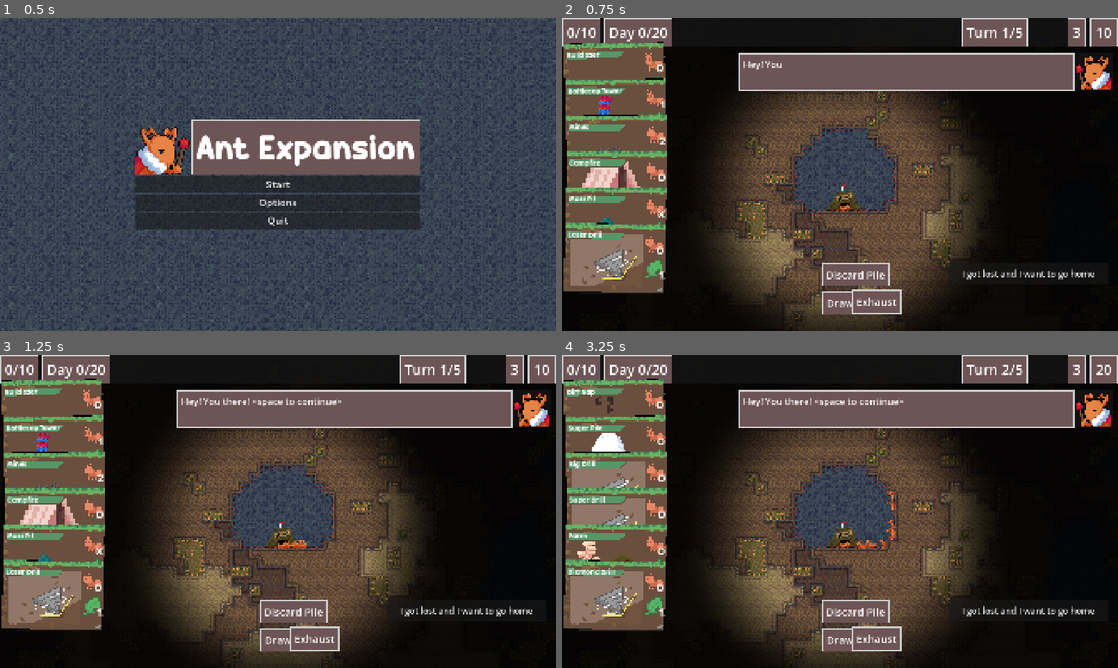
Above: before the commit, frames 1-4 (two rows, left to right).
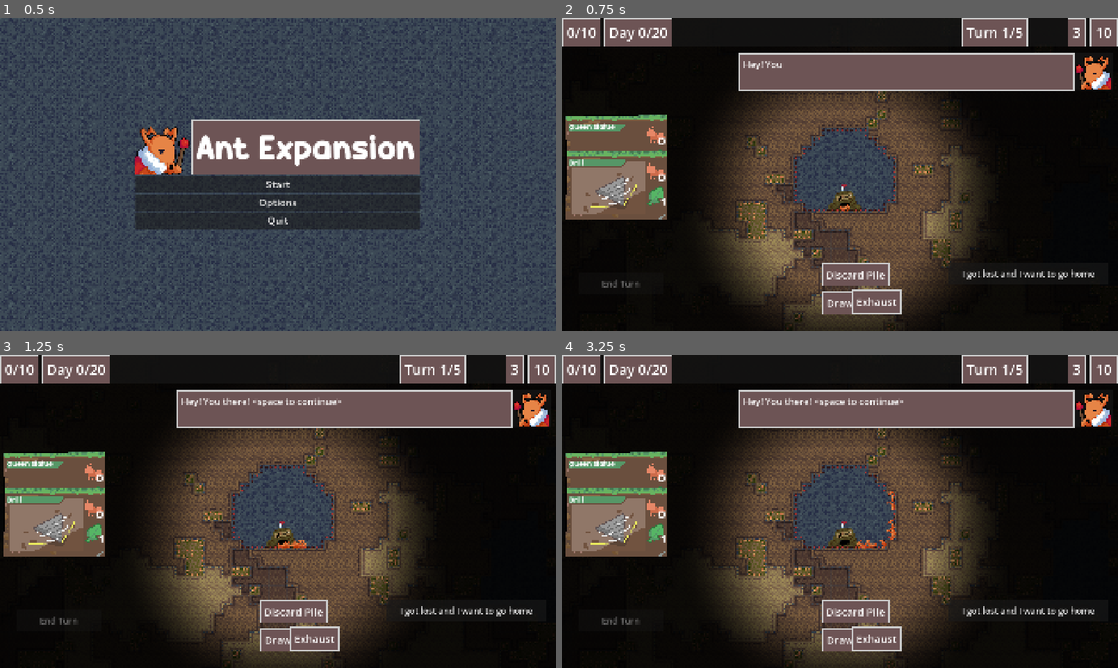
Above: after the commit, the same moments.

Repository: zunda-arrow/pizza-jam-16
Game: Godot game, scene res://menu/menu.tscn
Two runs of this game, one before a commit and one after it. Both use one fixed random seed, a clock stepped at 60 frames per second and the inputs below. The engine's default icon, where the game draws it, is replaced by a stand-in: a white triangle on a blue panel in a dark square.
Inputs (mouse positions are in pixels of both pictures, inside the frame that each line leads up to):
- Up to frame 1 (0.5 s): no input
- Up to frame 2 (0.75 s): click "Start" at 0.5 s
- Up to frame 3 (1.25 s): no input
- Up to frame 4 (3.25 s): click "I got lost and I want to go h…" at 1.25 s; click "I got lost and I want to go h…" at 2 s; click (623, 621) at 2.75 s, where only the run before the commit has a clickable "End Turn"

Frame 1 is identical in both runs. In frame 2, 10% of the frame differs, in the area x 0-19%, y 7-88%; in frame 3, 11%; in frame 4, 11%, in the area x 0-98%, y 3-89%.

Commit message:
Starter deck (#99)
* Add starter deck

* Tweak tutorial text

* Only allow playing of correct cards during tutoria;

* Skip on click

* Change loss text

Diff:
--- a/cards/play_cards.gd
+++ b/cards/play_cards.gd
@@ -5,6 +5,8 @@
 signal cancel_aiming_card()
 
 @export var cards_in_hand: Array[CardResource]
+
+var enabled_idx := -1
 
 @onready var hand = %Hand
 @onready var target_arrow = %TargetArrow
@@ -15,9 +17,14 @@
 var _targetting_card_index = -1
 
 func _on_hand_card_clicked(i: int) -> void:
+	print(i, " ", enabled_idx)
+	if enabled_idx >= 0 and enabled_idx != i: # Disable all other slots than enabled
+		return
 	_targetting_card_index = i
 
 func show_target_arrow(i: int):
+	if enabled_idx >= 0 and enabled_idx != i: # Disable all other slots than enabled
+		return
 	var start_pos = hand.position_card(i)
 	target_arrow.set_start_position(start_pos)
 	target_arrow.show()
@@ -78,3 +85,6 @@
 	# I dont think we want discarding actually
 	return
 	_targetting_card_index = -1
+
+func isolate_card(i: int) -> void:
+	enabled_idx = i
--- a/game/TextBox.tscn
+++ b/game/TextBox.tscn
@@ -95,3 +95,6 @@
 theme_override_font_sizes/font_size = 32
 text = "This is the Queen textbox"
 autowrap_mode = 2
+
+[connection signal="gui_input" from="AntTextbox" to="." method="box_gui_input"]
+[connection signal="gui_input" from="QueenTextbox" to="." method="box_gui_input"]
--- a/game/arena.gd
+++ b/game/arena.gd
@@ -9,6 +9,8 @@
 signal card_played(card: CardResource.Card)
 
 @export var game: Game
+
+var allow_end_turn = true
 
 const DEFAULT_HAND = 6
 
@@ -325,9 +327,14 @@
 
 	start_turn()
 
-func start_turn():
+func start_turn(initial_hand: Array[CardResource.Card] = []):
 	%Camera.make_active()
-	draw(DEFAULT_HAND)
+	if len(initial_hand) == 0:
+		draw(DEFAULT_HAND)
+	else:
+		hand = initial_hand
+		for card in initial_hand:
+			%PlayCards.draw_card(card)
 
 	# Reset energy to maximum
 	energy = 3
@@ -338,9 +345,10 @@
 	for s in %Structure.structures:
 		%Utility.utilize(s.structure.resource.util_buffs, s.magic_number)
 
-	%EndTurnButton.disabled = false
-
-func start_day(deck: Array[CardResource.Card]) -> void:
+	if allow_end_turn:
+		%EndTurnButton.disabled = false
+
+func start_day(deck: Array[CardResource.Card], initial_hand: Array[CardResource.Card] = []) -> void:
 	energy = 3
 	ants = 0
 	eff = 0
@@ -352,7 +360,7 @@
 		if s.structure.resource.structure_name == "TV":
 			s.magic_number += 1
 
-	start_turn()
+	start_turn(initial_hand)
 
 func money_passthrough(value: int):
 	money_earned.emit(value)
@@ -362,10 +370,9 @@
 	for card in to_roll:
 		cards.append(AllCards.cards[
 			rng.rand_weighted(
-				AllCards.resources.map(func(card): return card.rarity)
+				AllCards.resources.map(func(c): return c.rarity)
 			)
 		])
-	for card in cards:
 		card_earned.emit(card)
 	%CardReward.set_cards(cards)
 	%CardReward.show()
@@ -391,3 +398,10 @@
 
 func _on_pile_mouse_exited() -> void:
 	%CardPileDisplay.hide()
+
+func isolate_hand_card(i: int) -> void:
+	%PlayCards.isolate_card(i)
+
+func new_turn_enabled(enabled: bool) -> void:
+	allow_end_turn = enabled
+	%EndTurnButton.disabled = not enabled
--- a/game/game.gd
+++ b/game/game.gd
@@ -2,13 +2,15 @@
 class_name Game
 
 signal turn_start
-signal day_start(deck: Array[CardResource.Card])
+signal day_start(deck: Array[CardResource.Card], initial_deck: Array[CardResource.Card])
 signal shop_start
 
 signal game_won
 signal game_over
 
 @export var number_of_days = 20
+@export var starter_deck: Array[CardResource] = []
+@export var day_1_hand: Array[CardResource] = []
 
 var deck: Array[CardResource.Card] = []
 var money: int:
@@ -29,7 +31,7 @@
 	loop_music()
 
 func _ready() -> void:
-	for c in AllCards.resources:
+	for c in starter_deck:
 		deck.push_back(c.new())
 
 	%Shop.get_money = get_money
@@ -38,7 +40,10 @@
 	start_game()
 
 func start_game() -> void:
-	day_start.emit(deck) # Day start also starts a turn.
+	var initial_hand: Array[CardResource.Card] = []
+	for c in day_1_hand:
+		initial_hand.append(c.new())
+	day_start.emit(deck, initial_hand) # Day start also starts a turn.
 	%Toolbar.daily_goal = calculate_daily_goal(day)
 	%Toolbar.in_game = true
 
--- a/game/game.tscn
+++ b/game/game.tscn
@@ -1,15 +1,29 @@
 [gd_scene format=3 uid="uid://b5pqkeu4bwhib"]
 
 [ext_resource type="Script" uid="uid://cnf5udhk03rug" path="res://game/game.gd" id="1_l1rk1"]
+[ext_resource type="Script" uid="uid://cc7jv6lf85ucq" path="res://resources/card.gd" id="2_j8tme"]
 [ext_resource type="PackedScene" uid="uid://c6nce3c3m58nq" path="res://game/Arena.tscn" id="2_vasa2"]
+[ext_resource type="Resource" uid="uid://cpmkqxu5gj8h4" path="res://resources/cards/drill.tres" id="3_3vho3"]
 [ext_resource type="PackedScene" uid="uid://bkcrj2gp4i7ud" path="res://shop/shop.tscn" id="3_h7iqs"]
+[ext_resource type="Resource" uid="uid://0g1wsirh24lo" path="res://resources/cards/bridge.tres" id="4_pxxsx"]
+[ext_resource type="Resource" path="res://resources/cards/queen_statue.tres" id="4_qf6n1"]
 [ext_resource type="PackedScene" uid="uid://dj3jbeehx5vb8" path="res://game/Toolbar.tscn" id="5_dakft"]
 [ext_resource type="AudioStream" uid="uid://l3nopiv3qu1d" path="res://assets/sound/ant_music.mp3" id="5_dxrkv"]
-[ext_resource type="PackedScene" uid="uid://doqybkdebhs4x" path="res://game/TextBox.tscn" id="5_u5opy"]
+[ext_resource type="PackedScene" path="res://game/TextBox.tscn" id="5_u5opy"]
+[ext_resource type="Resource" uid="uid://bfnxdw0raclot" path="res://resources/cards/ladder.tres" id="5_u8s88"]
+[ext_resource type="Resource" uid="uid://bbdo26u1juet6" path="res://resources/cards/mushroom-farm.tres" id="6_dxwpq"]
+[ext_resource type="Resource" uid="uid://d6kn2rwfdgtq" path="res://resources/cards/farm.tres" id="7_mhvfb"]
 [ext_resource type="Script" uid="uid://blt2dk4ix40hj" path="res://game/manage_tutorial.gd" id="7_u5opy"]
+[ext_resource type="Resource" uid="uid://dr1ejf82fma5u" path="res://resources/cards/dirt_nap.tres" id="8_5e03w"]
+[ext_resource type="Resource" uid="uid://7mhxuf2pyq7m" path="res://resources/cards/moss-pit.tres" id="9_leid8"]
+[ext_resource type="Resource" uid="uid://dfbqbitlh072e" path="res://resources/cards/shroom_drill.tres" id="10_8bboj"]
+[ext_resource type="Resource" uid="uid://bbin85e4cklb3" path="res://resources/cards/big_drill.tres" id="11_q52ks"]
+[ext_resource type="Resource" uid="uid://d148lxvipod8g" path="res://resources/cards/explosive_drill.tres" id="12_jucfl"]
 
 [node name="Game" type="Node2D" unique_id=1516163044]
 script = ExtResource("1_l1rk1")
+starter_deck = Array[ExtResource("2_j8tme")]([ExtResource("3_3vho3"), ExtResource("3_3vho3"), ExtResource("4_pxxsx"), ExtResource("5_u8s88"), ExtResource("6_dxwpq"), ExtResource("7_mhvfb"), ExtResource("8_5e03w"), ExtResource("9_leid8"), ExtResource("9_leid8"), ExtResource("10_8bboj"), ExtResource("11_q52ks"), ExtResource("12_jucfl")])
+day_1_hand = Array[ExtResource("2_j8tme")]([ExtResource("3_3vho3"), ExtResource("4_qf6n1")])
 
 [node name="ManageTutorial" type="Node" parent="." unique_id=2120524484]
 script = ExtResource("7_u5opy")
@@ -33,7 +47,8 @@
 layout_mode = 0
 offset_right = 40.0
 offset_bottom = 23.0
-text = "Game Over, you did not make enough money."
+text = "Game Over, you did not make enough money.
+The queen decapitated you."
 
 [node name="Button" type="Button" parent="Toolbar/GameOver" unique_id=435443471]
 layout_mode = 0
@@ -86,6 +101,8 @@
 [connection signal="day_start" from="." to="Arena" method="start_day"]
 [connection signal="shop_start" from="." to="Toolbar/Shop" method="on_open"]
 [connection signal="turn_start" from="." to="Arena" method="start_turn"]
+[connection signal="end_turn_enable" from="ManageTutorial" to="Arena" method="new_turn_enabled"]
+[connection signal="isolate_card" from="ManageTutorial" to="Arena" method="isolate_hand_card"]
 [connection signal="ant_count_changed" from="Arena" to="." method="_on_arena_ant_count_changed"]
 [connection signal="card_played" from="Arena" to="ManageTutorial" method="_on_arena_card_played"]
 [connection signal="day_end" from="Arena" to="." method="on_day_end"]
@@ -97,3 +114,4 @@
 [connection signal="card_purchased" from="Toolbar/Shop" to="." method="on_card_purchased"]
 [connection signal="charge_account" from="Toolbar/Shop" to="." method="_on_shop_charge_account"]
 [connection signal="shopping_done" from="Toolbar/Shop" to="." method="shop_phase_done"]
+[connection signal="skip" from="Toolbar/Textbox" to="ManageTutorial" method="skip"]
--- a/game/manage_tutorial.gd
+++ b/game/manage_tutorial.gd
@@ -1,4 +1,7 @@
 extends Node
+
+signal end_turn_enable(enable: bool)
+signal isolate_card(i: int)
 
 # I am sorry again... but I dont have time to do this properly
 @onready var textbox = $"../Toolbar/Textbox"
@@ -13,15 +16,17 @@
 	["queen", "The nest is expanding and I need enough fungus to feed my larvae, you better get digging or you’re DECAPITATED. <space to continue>"],
 	["ant", "... (panicks) ... <space to continue>"],
 	["queen", "What are you waiting for? Get to work! <space to continue>"],
-	["queen", "First thing to know, is how to drill. Use your drill to expand this cavern."],
-	["queen", "Acceptable, I guess. <space to continue>"],
-	["queen", "I need everyone to know of my greatness, so build me a statue. It’ll also serve as a point for your workers to expand around."],
-	["queen", "Don’t I look beautiful? This statue is eternal, but some buildings only last the day. <space to continue>"],
+	["queen", "First thing to know, is how to drill. Use your drill to expand this cavern.", 0],
+	["queen", "Acceptable, I guess. <space to continue>", 200],
+	["queen", "I need everyone to know of my greatness, so build me a statue. It’ll also serve as a point for your workers to expand around. <space to continue>", 0],
+	["queen", "Don’t I look beautiful? Obviously this statue is eternal, but most buildings only last the day. <space to continue>", -1],
 	["queen", "Now, your daily quota is in the top left, your energy and workers in the top right and you can see what buildings and drills you have available on the left. <space to continue>"],
 	["queen", "Good luck, and remember the consequences of you failing. <space to exit>"]
 ]
 
 func _ready() -> void:
+	end_turn_enable.emit(false)
+	isolate_card.emit(200) # Effectively disables all cards
 	next_line()
 
 func next_line():
@@ -29,9 +34,13 @@
 
 	if current_line >= len(dialouge_lines):
 		textbox.hide()
+		end_turn_enable.emit(true)
 		return
 
 	var line = dialouge_lines[current_line]
+
+	if len(line) > 2:
+		isolate_card.emit(line[2])
 
 	if line[0] == "queen":
 		textbox.talk_as_queen(line[1])
@@ -42,11 +51,14 @@
 func _input(event: InputEvent) -> void:
 	if event is InputEventKey:
 		if event.pressed and event.keycode == KEY_SPACE:
-			if !textbox.is_line_complete():
-				textbox.complete_now()
-				return
-			if current_line != 7 and current_line != 9:
-				next_line()
+			skip()
+
+func skip() -> void:
+	if !textbox.is_line_complete():
+		textbox.complete_now()
+		return
+	if current_line != 7 and current_line != 9:
+		next_line()
 
 func _on_arena_card_played(card: CardResource.Card) -> void:
 	print("hello world")
--- a/game/text_box.gd
+++ b/game/text_box.gd
@@ -1,5 +1,7 @@
 extends Control
 
+
+signal skip
 
 var target_text: String = ""
 var idx = 0
@@ -37,6 +39,12 @@
 	current_text = target_text
 	idx = len(target_text)
 
+func box_gui_input(ev: InputEvent) -> void:
+	if ev is InputEventMouseButton:
+		if ev.button_index == MOUSE_BUTTON_LEFT and ev.is_pressed():
+			skip.emit()
+
+
 func _process(delta: float) -> void:
 	timer += delta
 	if idx >= len(target_text):
Not shown: 1 places in game/TextBox.tscn that only renumber resources
Not shown: 1 places in resources/cards/dirt_nap.tres that only renumber resources
